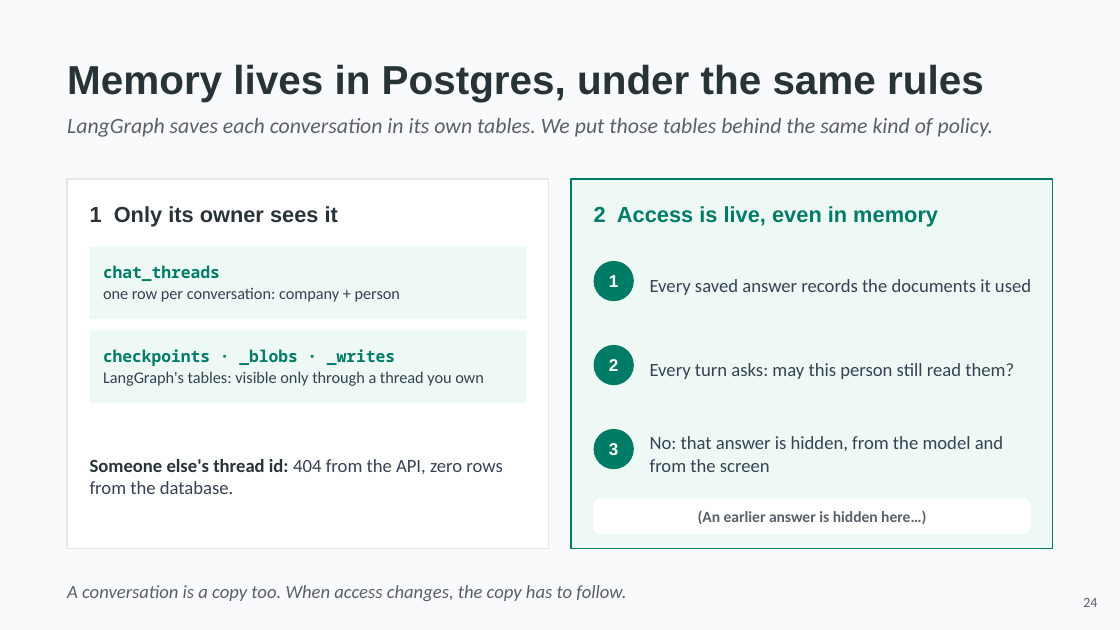
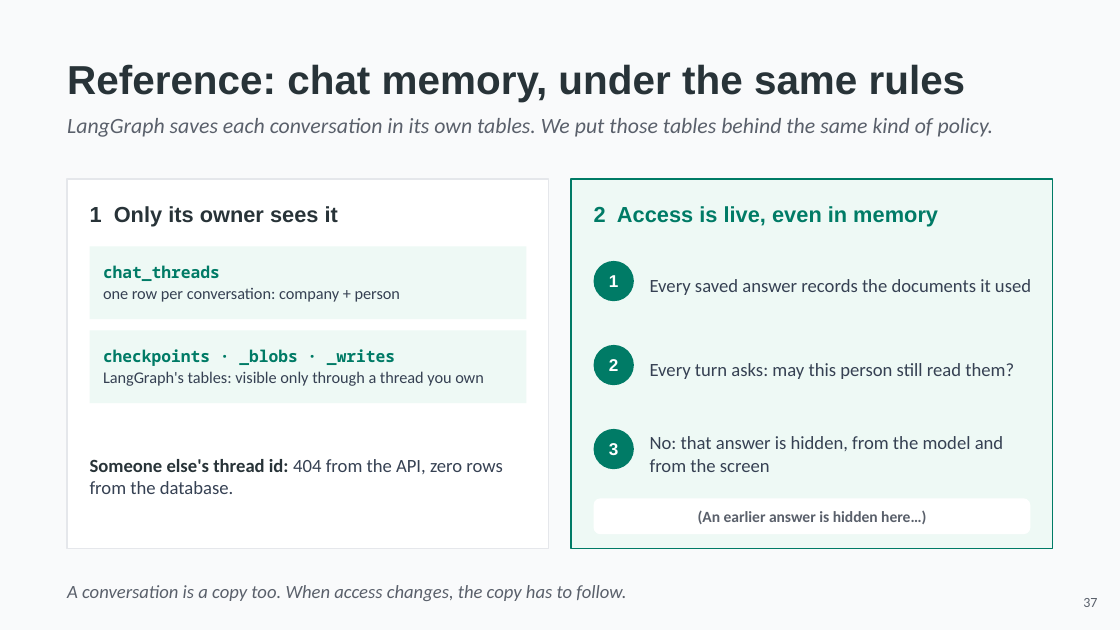
Before and after one commit to hasankanaan26/acme-desk, a slide deck: slide 37 of slides/part2-platform.pptx (slide 24 before the commit). Drawn at 1120x630 pixels with LibreOffice and Linux fonts; fonts in the diff are those of the drawing. Boxes give left, top, right and bottom in pixels: in the first picture for what was removed or moved away, otherwise in the second. Text is boxed around its words. In the diff, an @@ line names an element or a change of style, - is before the commit and + after.

```diff
--- a/slides/part2-platform.pptx
+++ b/slides/part2-platform.pptx
@@ text at bbox=[67, 64, 966, 102]: text changed @@
-Memory lives in Postgres, under the same rules
+Reference: chat memory, under the same rules
@@ text at bbox=[1083, 598, 1097, 607]: text changed @@
-24
+37
```
Also in this commit, not shown: 18 other slides changed, 21 slides added, 20 slides removed, 9 other files.
